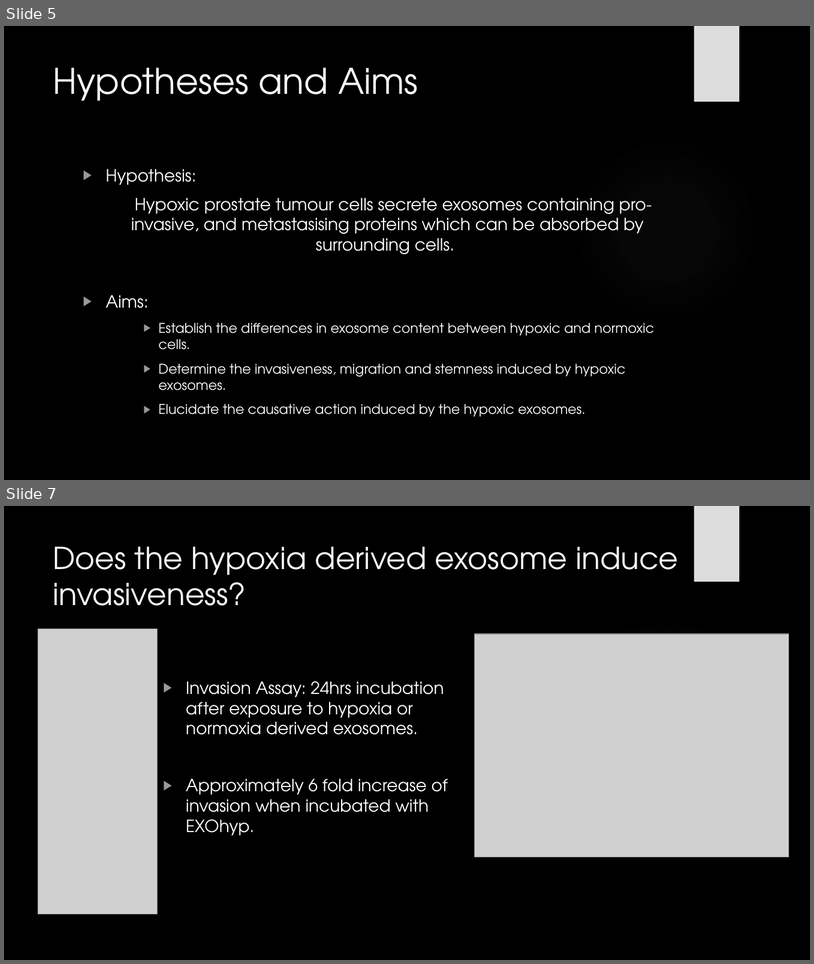
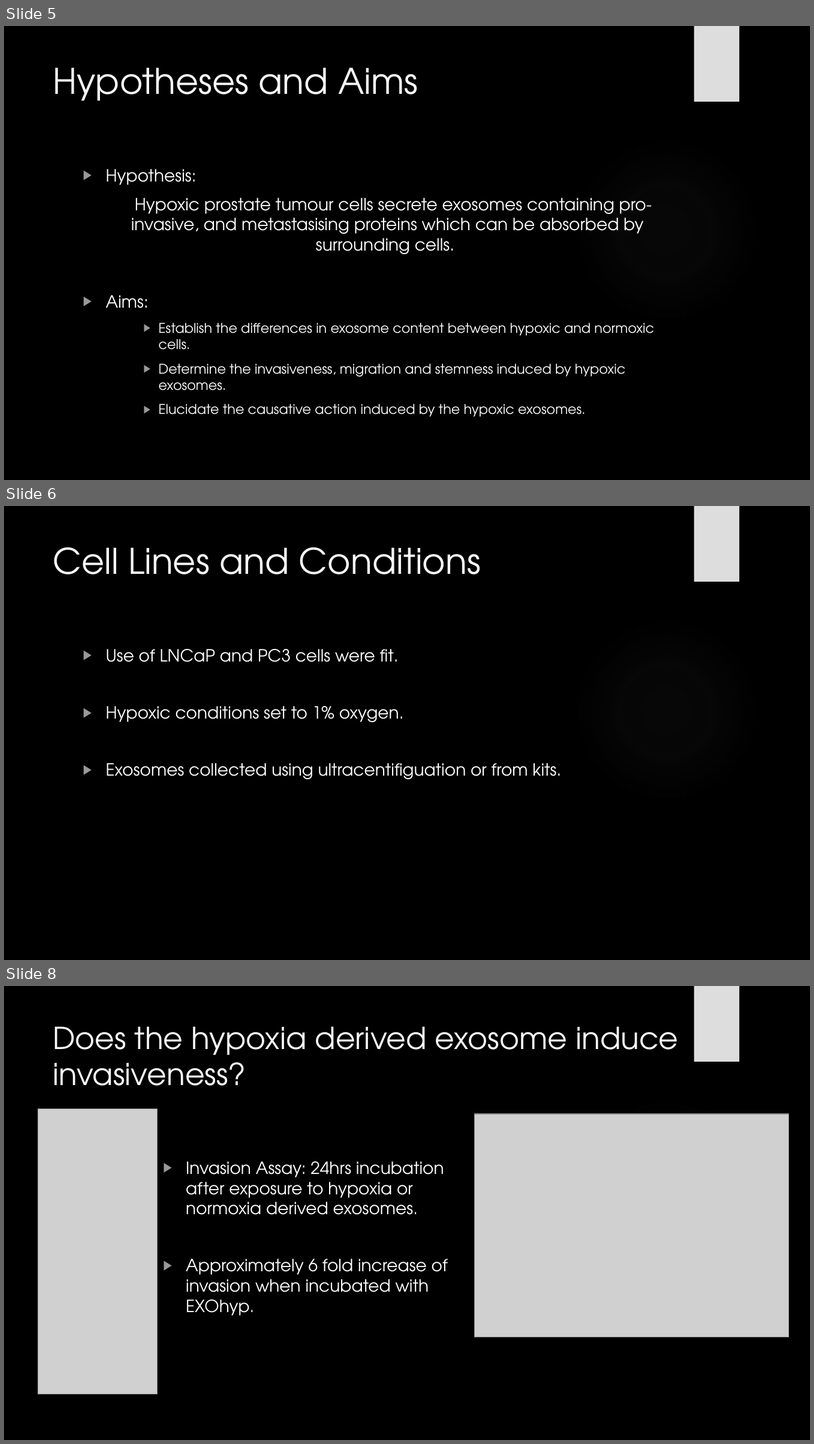
Before and after one commit to HarleyRobinson/Honours2, a slide deck: BackgroundInfo/JCslides.pptx. Shown one above the other, each under a label of ours: slides 5 and 7 before the commit, slides 5, 6 and 8 after it; the slides between them are not shown. The pictures are 814x964 and 814x1444 pixels, drawn with LibreOffice and Linux fonts; fonts in the diff are those of the drawing; grey boxes stand for pictures; background and template pictures are left out. Boxes give left, top, right and bottom in pixels: in the first picture for what was removed or moved away, otherwise in the second. Text is boxed around its words. In the diff, an @@ line names an element or a change of style, - is before the commit and + after.

```diff
--- a/BackgroundInfo/JCslides.pptx
+++ b/BackgroundInfo/JCslides.pptx
@@ slide 6 added at (x1=4, y1=506, x2=810, y2=960), background picture (left out); not listed: 2 template elements that a slide beside it also shows @@
@@ title added at (x1=53, y1=547, x2=481, y2=574), 42 pt, text #F8F8F8 @@
+Cell Lines and Conditions
@@ text added at (x1=106, y1=649, x2=561, y2=779), 20 pt, text #FFFFFF @@
+▶ Use of LNCaP and PC3 cells were fit.
+▶ Hypoxic conditions set to 1% oxygen.
+▶ Exosomes collected using ultracentifiguation or from kits.
@@ what was slide 7 is now slide 8 @@
```
Also in this commit, not shown: 7 slides changed, 1 other slide added, 2 other files.
